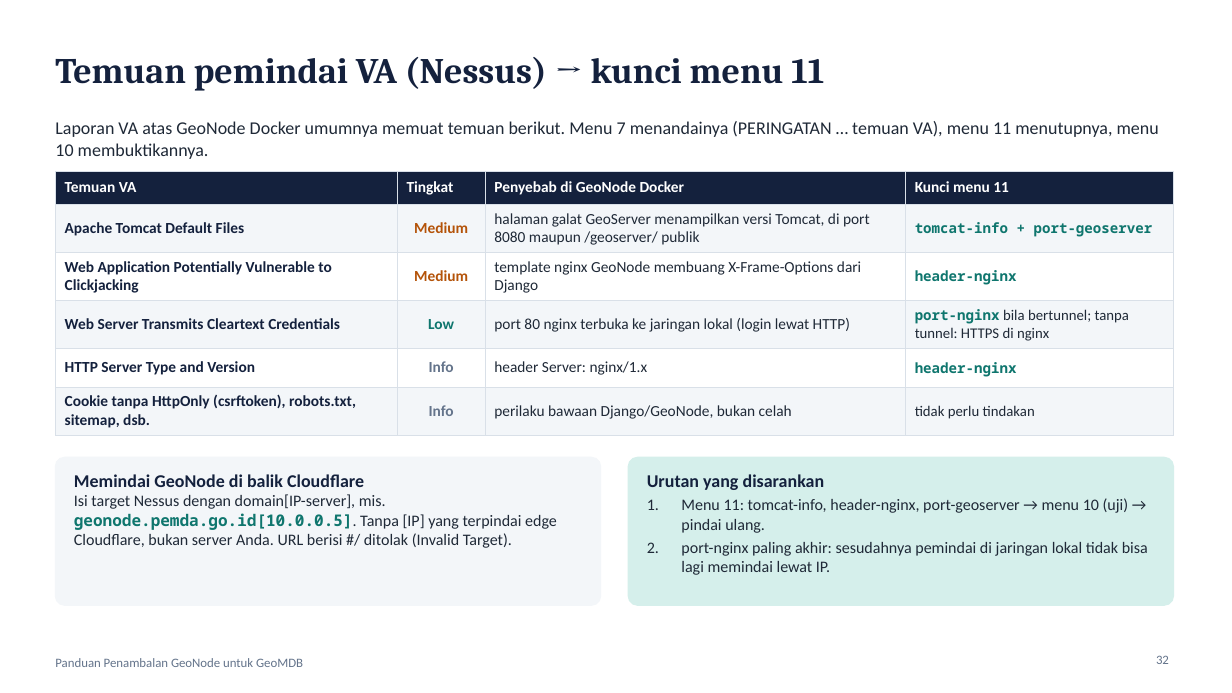
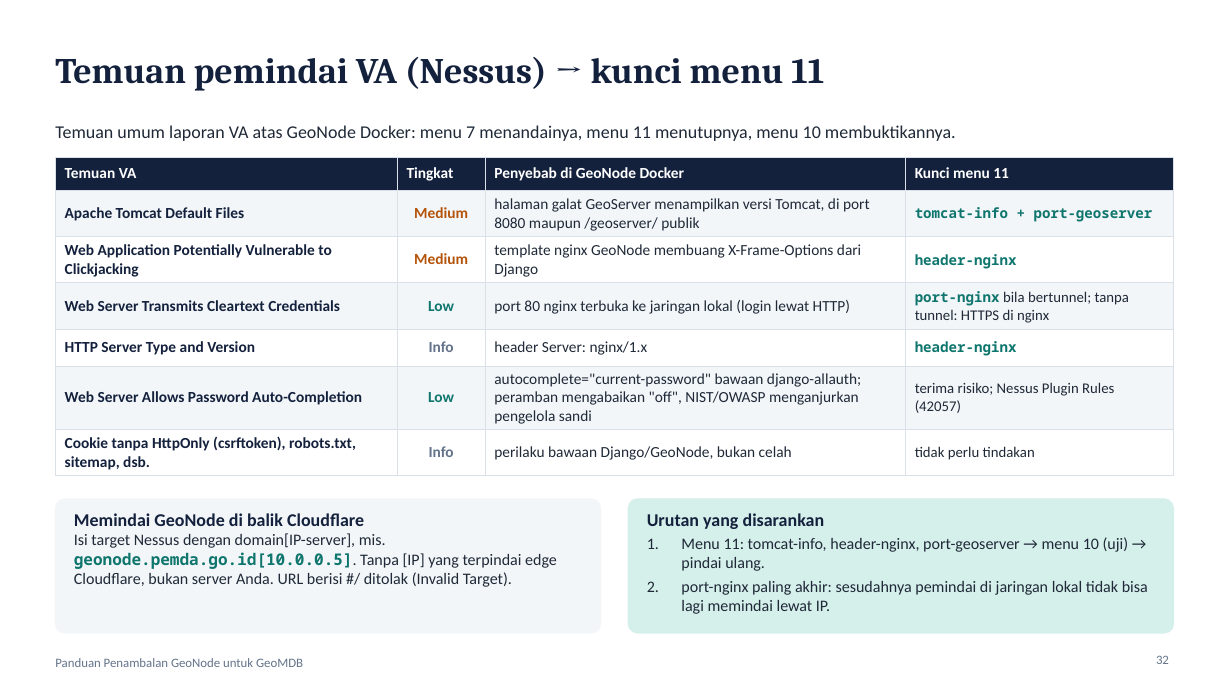
Before and after one commit to hariHK1/geonode-tambal-preserve, a slide deck: slide 32 of docs/Panduan-Penambalan-GeoNode-GeoMDB.pptx. Drawn at 1232x693 pixels with LibreOffice and Linux fonts; fonts in the diff are those of the drawing. Boxes give left, top, right and bottom in pixels: in the first picture for what was removed or moved away, otherwise in the second. Text is boxed around its words. In the diff, an @@ line names an element or a change of style, - is before the commit and + after.

```diff
--- a/docs/Panduan-Penambalan-GeoNode-GeoMDB.pptx
+++ b/docs/Panduan-Penambalan-GeoNode-GeoMDB.pptx
@@ text at <box>55,125,956,141</box>: text changed @@
-Laporan VA atas GeoNode Docker umumnya memuat temuan berikut. Menu 7 menandainya (PERINGATAN … temuan VA), menu 11 menutupnya, menu 10 membuktikannya.
+Temuan umum laporan VA atas GeoNode Docker: menu 7 menandainya, menu 11 menutupnya, menu 10 membuktikannya.
@@ table at <box>55,157,1174,474</box> @@
+row 6: Web Server Allows Password Auto-Completion | Low | autocomplete="current-password" bawaan django-allauth; peramban mengabaikan "off", NIST/OWASP menganjurkan pengelola sandi | terima risiko; Nessus Plugin Rules (42057)
@@ table: place and size @@
-table at <box>55,171,1174,432</box>
+table at <box>55,157,1174,474</box>
@@ rounded rectangle: place and size @@
-rounded rectangle at <box>55,457,601,605</box>
+rounded rectangle at <box>55,499,601,633</box>
@@ rounded rectangle at <box>55,499,601,633</box>: proportions changed @@
@@ text "Memindai GeoNode di balik Cloudflare": place and size @@
-text "Memindai GeoNode di balik Cloudflare" at <box>74,474,557,548</box>
+text "Memindai GeoNode di balik Cloudflare" at <box>74,513,557,587</box>
@@ rounded rectangle at <box>628,499,1174,633</box>: proportions changed @@
@@ rounded rectangle: place and size @@
-rounded rectangle at <box>628,457,1174,605</box>
+rounded rectangle at <box>628,499,1174,633</box>
@@ text "Urutan yang disarankan": place and size @@
-text "Urutan yang disarankan" at <box>647,474,1148,575</box>
+text "Urutan yang disarankan" at <box>647,513,1148,614</box>
```
Also in this commit, not shown: 1 other file.
